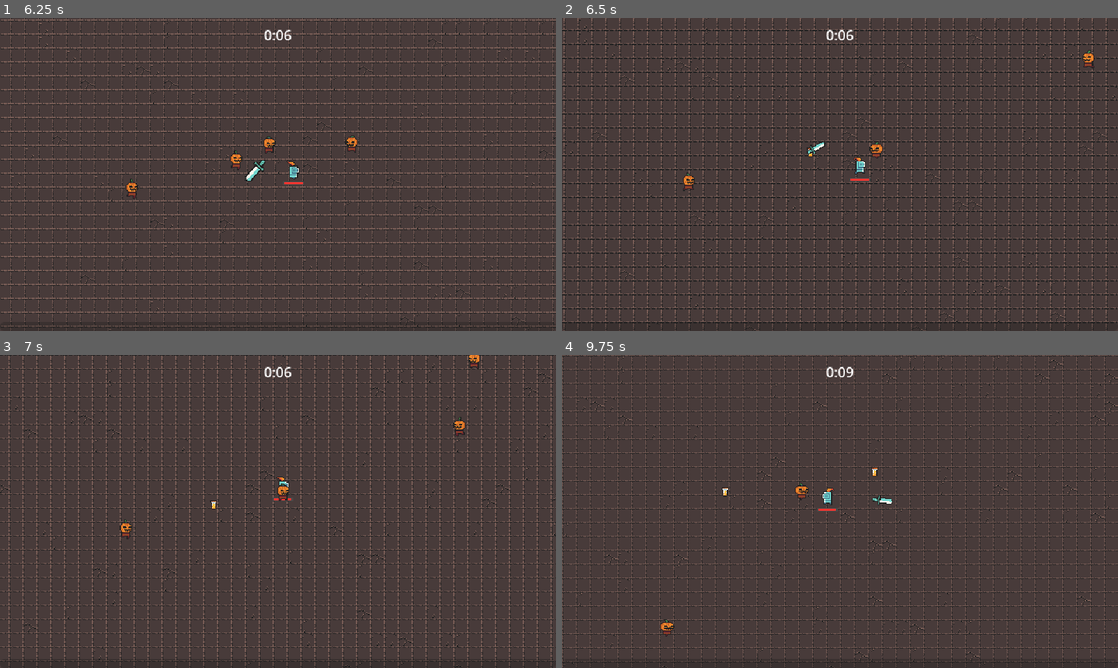
Above: before the commit, frames 1-4 (two rows, left to right).
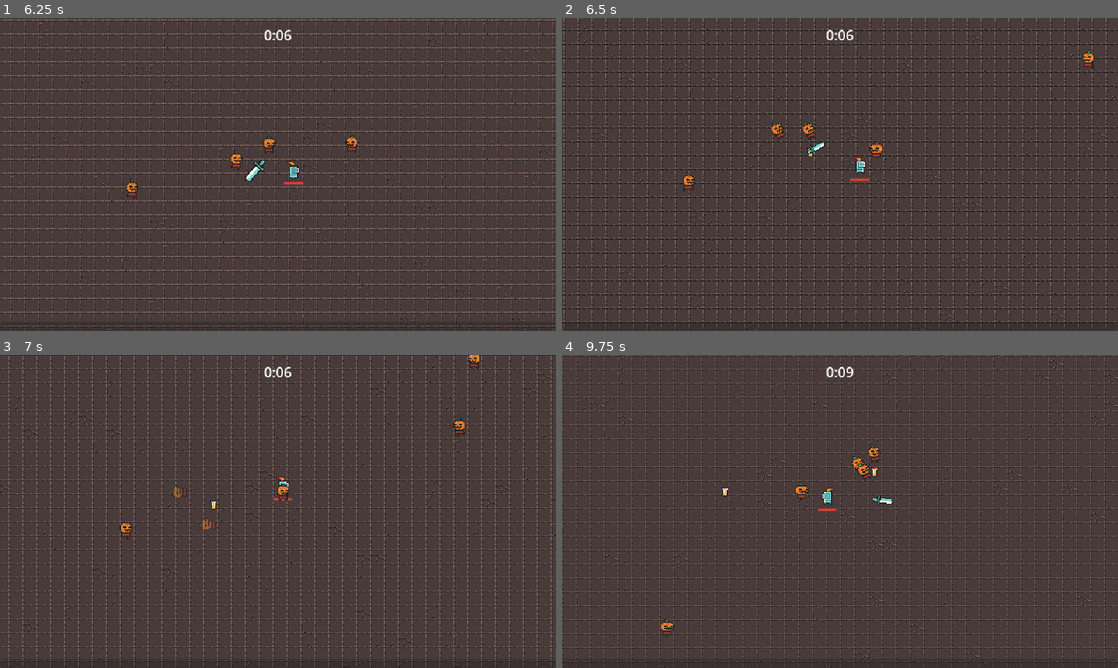
Above: after the commit, the same moments.

Repository: cqbMatroskin/2D-Top-Down
Game: Godot game, scene res://scene/level/level.tscn
Two runs of this game, one before a commit and one after it. Both use one fixed random seed, a clock stepped at 60 frames per second and the inputs below.
Inputs (mouse positions are in pixels of both pictures, inside the frame that each line leads up to):
- Up to frame 1 (6.25 s): move the mouse to (400, 158) at 0.52 s; press the mouse at (400, 158) at 0.53 s; hold D (move_right) 0.53-1.28 s; move the mouse to (166, 190) at 1.27 s; release the mouse at (166, 190) at 1.28 s; hold S (move_down) 1.28-2.03 s; click (166, 190) at 1.35 s; move the mouse to (333, 105) at 2.02 s; press the mouse at (333, 105) at 2.03 s; hold D (move_right) 2.03-2.78 s; move the mouse to (250, 237) at 2.77 s; release the mouse at (250, 237) at 2.78 s; hold W (move_up) 2.78-3.53 s; click (250, 237) at 2.85 s; move the mouse to (444, 221) at 3.52 s; press the mouse at (444, 221) at 3.53 s; hold A (move_left) 3.53-5.03 s; move the mouse to (111, 127) at 4.27 s; release the mouse at (111, 127) at 4.28 s; click (111, 127) at 4.35 s; move the mouse to (305, 174) at 5.02 s; press the mouse at (305, 174) at 5.03 s; hold S (move_down) 5.03-5.78 s; move the mouse to (194, 96) at 5.77 s; release the mouse at (194, 96) at 5.78 s; hold D (move_right) from 5.78 s (still down); click (194, 96) at 5.85 s
- Up to frame 2 (6.5 s): keep holding D (move_right)
- Up to frame 3 (7 s): move the mouse to (400, 495) at 6.52 s; release D (move_right) at 6.53 s; press the mouse at (400, 495) at 6.53 s; hold W (move_up) from 6.53 s (still down)
- Up to frame 4 (9.75 s): move the mouse to (728, 527) at 7.27 s; release W (move_up) at 7.28 s; release the mouse at (728, 527) at 7.28 s; hold D (move_right) 7.28-8.03 s; click (728, 527) at 7.35 s; move the mouse to (895, 442) at 8.02 s; press the mouse at (895, 442) at 8.03 s; hold S (move_down) 8.03-8.78 s; move the mouse to (812, 574) at 8.77 s; release the mouse at (812, 574) at 8.78 s; hold A (move_left) 8.78-9.53 s; click (812, 574) at 8.85 s; move the mouse to (762, 511) at 9.52 s; press the mouse at (762, 511) at 9.53 s; hold W (move_up) from 9.53 s (still down)

Frame 1 is identical in both runs. In frame 2, 0.2% of the frame differs, in the area x 37-46%, y 33-40%; in frame 3, 0.1%; in frame 4, 0.2%, in the area x 52-58%, y 28-41%.

Commit message:
Добавлена универскальная анимация смерти врага

Diff:
--- /dev/null
+++ b/scene/components/death_component.gd
@@ -0,0 +1,4 @@
+extends Node2D
+class_name DeathComp
+
+@onready var gpu_particles_2d: GPUParticles2D = %GPUParticles2D
--- /dev/null
+++ b/scene/components/death_component.tscn
@@ -0,0 +1,91 @@
+[gd_scene format=3 uid="uid://dsf5r8p2jwca4"]
+
+[ext_resource type="Script" uid="uid://bcy4u5ltm0qsn" path="res://scene/components/death_component.gd" id="1_m7agx"]
+
+[sub_resource type="Animation" id="Animation_m7agx"]
+length = 0.001
+tracks/0/type = "value"
+tracks/0/imported = false
+tracks/0/enabled = true
+tracks/0/path = NodePath("Node2D/GPUParticles2D:emitting")
+tracks/0/interp = 1
+tracks/0/loop_wrap = true
+tracks/0/keys = {
+"times": PackedFloat32Array(0),
+"transitions": PackedFloat32Array(1),
+"update": 1,
+"values": [false]
+}
+
+[sub_resource type="Animation" id="Animation_mh4ll"]
+resource_name = "death"
+length = 0.8
+tracks/0/type = "value"
+tracks/0/imported = false
+tracks/0/enabled = true
+tracks/0/path = NodePath("Node2D/GPUParticles2D:emitting")
+tracks/0/interp = 1
+tracks/0/loop_wrap = true
+tracks/0/keys = {
+"times": PackedFloat32Array(0),
+"transitions": PackedFloat32Array(1),
+"update": 1,
+"values": [true]
+}
+tracks/1/type = "method"
+tracks/1/imported = false
+tracks/1/enabled = true
+tracks/1/path = NodePath(".")
+tracks/1/interp = 1
+tracks/1/loop_wrap = true
+tracks/1/keys = {
+"times": PackedFloat32Array(0.8),
+"transitions": PackedFloat32Array(1),
+"values": [{
+"args": [],
+"method": &"queue_free"
+}]
+}
+
+[sub_resource type="AnimationLibrary" id="AnimationLibrary_axulq"]
+_data = {
+&"RESET": SubResource("Animation_m7agx"),
+&"death": SubResource("Animation_mh4ll")
+}
+
+[sub_resource type="Curve" id="Curve_1s7dn"]
+_data = [Vector2(0, 1), 0.0, 0.0, 0, 0, Vector2(0.79638016, 1), 0.0, 0.0, 0, 0, Vector2(1, 0), 0.0, 0.0, 0, 0]
+point_count = 3
+
+[sub_resource type="CurveTexture" id="CurveTexture_3r8lf"]
+curve = SubResource("Curve_1s7dn")
+
+[sub_resource type="ParticleProcessMaterial" id="ParticleProcessMaterial_aom14"]
+particle_flag_disable_z = true
+direction = Vector3(0, -1, 0)
+spread = 10.0
+initial_velocity_min = 100.0
+initial_velocity_max = 210.0
+angular_velocity_min = 119.999985
+angular_velocity_max = 119.999985
+gravity = Vector3(0, 450, 0)
+alpha_curve = SubResource("CurveTexture_3r8lf")
+
+[node name="DeathComponent" type="Node2D" unique_id=774205694]
+script = ExtResource("1_m7agx")
+
+[node name="AnimationPlayer" type="AnimationPlayer" parent="." unique_id=1113685002]
+libraries/ = SubResource("AnimationLibrary_axulq")
+autoplay = &"death"
+
+[node name="Node2D" type="Node2D" parent="." unique_id=713549584]
+position = Vector2(0, -12)
+
+[node name="GPUParticles2D" type="GPUParticles2D" parent="Node2D" unique_id=499681967]
+unique_name_in_owner = true
+emitting = false
+amount = 1
+lifetime = 0.8
+one_shot = true
+fixed_fps = 0
+process_material = SubResource("ParticleProcessMaterial_aom14")
--- a/scene/game_objects/pumpkin_dude/pumpkin_dude.gd
+++ b/scene/game_objects/pumpkin_dude/pumpkin_dude.gd
@@ -3,6 +3,9 @@
 const MAX_SPEED = 80
 @onready var health_component: HealthComponent = $HealthComponent
 @onready var animated_sprite_2d: AnimatedSprite2D = $AnimatedSprite2D
+
+@export var death_scene: PackedScene
+@export var death_sprite: CompressedTexture2D
 
 func _ready() -> void:
 	health_component.died.connect(on_died)
@@ -29,4 +32,9 @@
 	return (player.global_position - self.global_position).normalized()
 
 func on_died() -> void:
+	var back_layer: Node = get_tree().get_first_node_in_group("back_layer")
+	var death_instance = death_scene.instantiate() as DeathComp
+	back_layer.add_child(death_instance)
+	death_instance.gpu_particles_2d.texture = death_sprite
+	death_instance.global_position = global_position
 	queue_free()
--- a/scene/game_objects/pumpkin_dude/pumpkin_dude.tscn
+++ b/scene/game_objects/pumpkin_dude/pumpkin_dude.tscn
@@ -2,6 +2,7 @@
 
 [ext_resource type="Script" uid="uid://cj8wsthyo53bt" path="res://scene/game_objects/pumpkin_dude/pumpkin_dude.gd" id="1_8o4r8"]
 [ext_resource type="Texture2D" uid="uid://c2yp7qulti0cg" path="res://scene/game_objects/pumpkin_dude/Art/pumpkin_dude_idle_anim_f0.png" id="1_mv2tx"]
+[ext_resource type="PackedScene" uid="uid://dsf5r8p2jwca4" path="res://scene/components/death_component.tscn" id="2_2gbb2"]
 [ext_resource type="Texture2D" uid="uid://cr0q8u1bqmhem" path="res://scene/game_objects/pumpkin_dude/Art/pumpkin_dude_idle_anim_f1.png" id="2_8o4r8"]
 [ext_resource type="PackedScene" uid="uid://dgdjpfevf6i1" path="res://scene/components/health_component.tscn" id="2_wop1k"]
 [ext_resource type="Texture2D" uid="uid://c2uodlixvljm0" path="res://scene/game_objects/pumpkin_dude/Art/pumpkin_dude_idle_anim_f2.png" id="3_3h6te"]
@@ -64,6 +65,8 @@
 collision_layer = 4
 collision_mask = 5
 script = ExtResource("1_8o4r8")
+death_scene = ExtResource("2_2gbb2")
+death_sprite = ExtResource("1_mv2tx")
 
 [node name="HealthComponent" parent="." unique_id=1005102060 instance=ExtResource("2_wop1k")]
 max_health = 5
Not shown, added: scene/components/death_component.gd.uid
